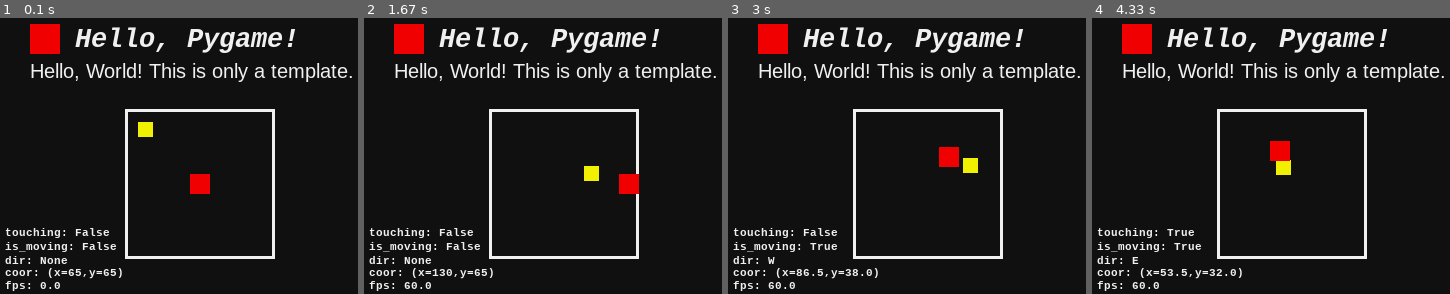
Above: before the commit, frames 1-4 (left to right).
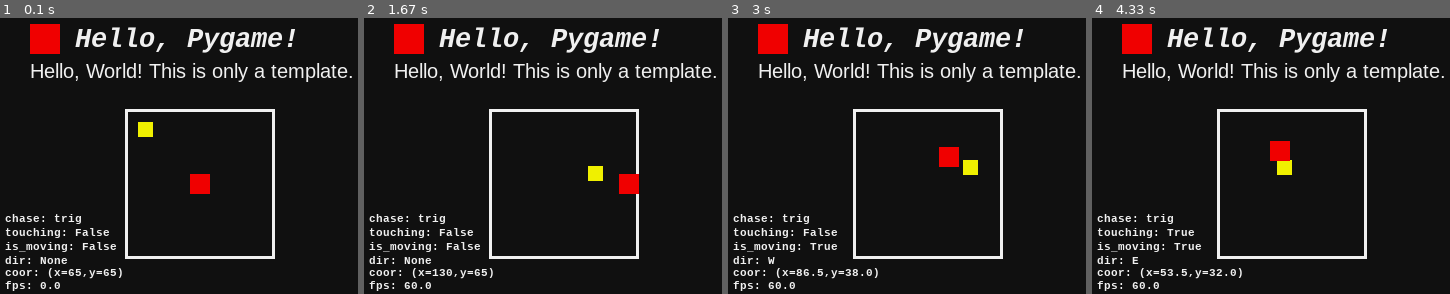
Above: after the commit, the same moments.

Repository: BynJerL/Pygame-Experiment
Game: pygame game, started from hello_world.py
The game is run twice, just before and just after one commit, with the same random seed, the same clock (stepped at 60 frames per second) and the same inputs.
Inputs:
- Up to frame 1 (0.1 s): no input
- Up to frame 2 (1.67 s): hold R 0.33-0.8 s; hold Right 0.33-0.8 s; tap T at 0.83 s; hold Right 1.17-1.63 s
- Up to frame 3 (3 s): hold Up 1.67-1.97 s; tap T at 1.82 s; hold Left from 2.5 s (still down)
- Up to frame 4 (4.33 s): release Left at 3.03 s; hold Down 3.07-3.37 s; tap T at 3.22 s; hold Left 3.4-3.8 s; hold Up 3.83-4.2 s; hold Right from 4.23 s (still down)

The runs differ from the first frame. In frame 1, 0.3% of the frame differs, in the area x 1-23%, y 71-75%; in frame 2, 0.4%, in the area x 1-67%, y 53-75%; in frame 3, 0.3%; in frame 4, 0.3%.

Commit message:
Add follower chase mode (variation of movement).

Diff:
--- a/hello_world.py
+++ b/hello_world.py
@@ -89,6 +89,7 @@
         self.speed = speed
         self.posX = 10
         self.posY = 10
+        self.stepOp = "trig"
 
     def _arenaLimits(self):
         return (WINDOW_WIDTH // 2 - 75, 115) # (x, y)
@@ -116,8 +117,16 @@
             return
 
         dr = drSq ** 0.5
-        stepX = (dx / dr) * self.speed
-        stepY = (dy / dr) * self.speed
+        match (self.stepOp):
+            case "trig":
+                stepX = (dx / dr) * self.speed
+                stepY = (dy / dr) * self.speed
+            case "round":
+                stepX = round(dx / dr) * self.speed
+                stepY = round(dy / dr) * self.speed
+            case _:
+                stepX = (dx / dr) * self.speed
+                stepY = (dy / dr) * self.speed
 
         self.posX += stepX
         self.posY += stepY
@@ -179,6 +188,11 @@
     for event in pg.event.get():
         if event.type == pg.QUIT:
             isRunning = False
+        if event.type == pg.KEYDOWN:
+            if event.key == pg.K_r:
+                follower.stepOp = "round"
+            if event.key == pg.K_t:
+                follower.stepOp = "trig"
 
     player.getLastCoor()
 
@@ -200,6 +214,7 @@
 
     isCollide = player.isCollide(follower)
 
+    root.blit(subText.render(f"chase: {follower.stepOp}  ", True, BASE_TEXT_COLOR, BASE_BG_COLOR),  (5, WINDOW_HEIGHT - 82))
     root.blit(subText.render(f"touching: {isCollide}  ", True, BASE_TEXT_COLOR, BASE_BG_COLOR),  (5, WINDOW_HEIGHT - 68))
     root.blit(subText.render(f"is_moving: {player.isMoving}  ", True, BASE_TEXT_COLOR, BASE_BG_COLOR),  (5, WINDOW_HEIGHT - 54))
     root.blit(subText.render(f"dir: {player.direction}   ", True, BASE_TEXT_COLOR, BASE_BG_COLOR),  (5, WINDOW_HEIGHT - 40))
